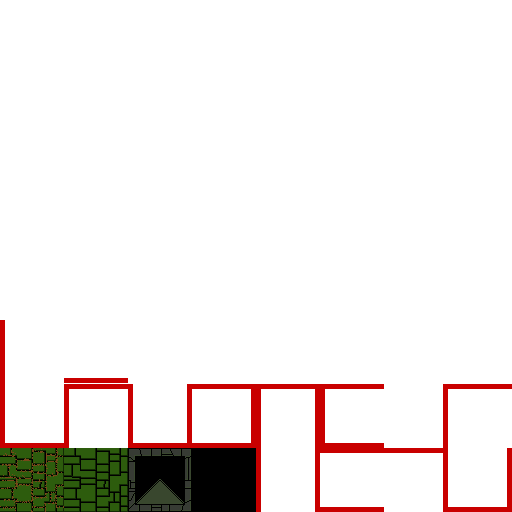
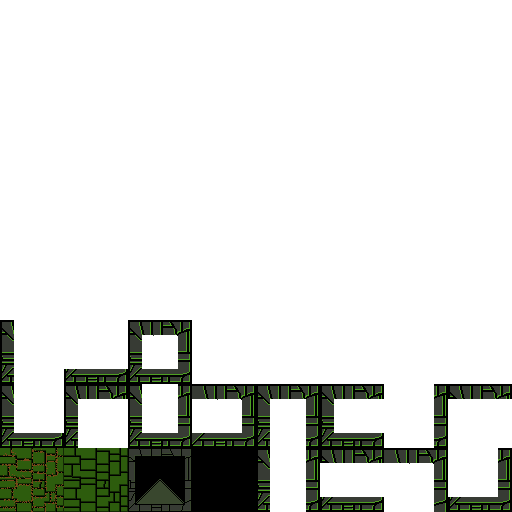
Layers edited between the first and the second 512x512 image:
moved "Background" above "Pasted Layer", painted on it over [0, 320, 512, 512]
hid "Pasted Layer", painted on it over [0, 320, 512, 512]
